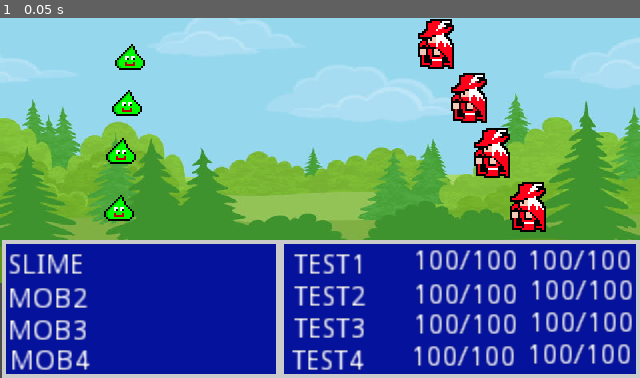
Above: before the commit, frame 1.
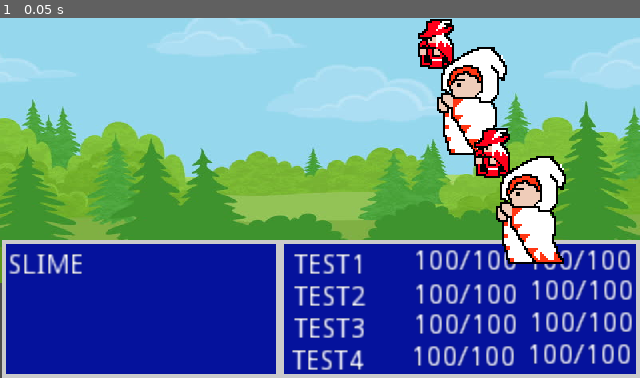
Above: after the commit, the same moment.

Repository: codingcurtis42/Godot_testing
Game: Godot game, scene res://Battle.tscn
Same seed, same stepped clock (60 frames per second), same inputs: the game is played once before the commit and once after it. This scene is started directly instead of the project's main scene.
Inputs:
- Up to frame 1 (0.05 s): no input

The runs differ from the first frame. In frame 1, 6.6% of the frame differs, in the area x 1-89%, y 7-98%.

Commit message:
add battle scene load and texture change from global player data

Diff:
--- a/Battle.gd
+++ b/Battle.gd
@@ -13,24 +13,32 @@
 var monsterlabel3
 var monsterlabel4
 
+
 func _ready():
+	load_mobs()
+	load_party()
+
+
+func load_party():
 	var Player_vars = get_node("/root/GlobalVaribles")
-
 	p1namelabel = get_node("PlayerPanel/p1name")
 	p1namelabel.text = String(Player_vars.p1name)
+	$Player1.set_texture(load(Player_vars.p1sprite))
 
 	p2namelabel = get_node("PlayerPanel/p2name")
 	p2namelabel.text = String(Player_vars.p2name)
+	$Player2.set_texture(load(Player_vars.p2sprite))
 
 	p3namelabel = get_node("PlayerPanel/p3name")
 	p3namelabel.text = String(Player_vars.p3name)
+	$Player3.set_texture(load(Player_vars.p3sprite))
 
 	p4namelabel = get_node("PlayerPanel/p4name")
 	p4namelabel.text = String(Player_vars.p4name)
+	$Player4.set_texture(load(Player_vars.p4sprite))
 
+
+func load_mobs():
 	Monster1 = DataImport.enemy_data["Slime"]
-
-	print(Monster1.Name)
-
 	monsterlabel1 = get_node("EnemyPanel/Monster1")
 	monsterlabel1.text = String(Monster1.Name)
--- a/Battle.tscn
+++ b/Battle.tscn
@@ -1,7 +1,5 @@
-[gd_scene load_steps=7 format=2]
-
-[ext_resource path="res://Art/FF1_Red_Mage.png" type="Texture" id=1]
-[ext_resource path="res://Art/Slime.png" type="Texture" id=2]
+[gd_scene load_steps=5 format=2]
+
 [ext_resource path="res://Art/animated-forest-background-3.png" type="Texture" id=3]
 [ext_resource path="res://Battle.gd" type="Script" id=4]
 
@@ -42,7 +40,6 @@
 margin_top = 5.86798
 margin_right = 60.5833
 margin_bottom = 19.868
-text = "Player1"
 uppercase = true
 __meta__ = {
 "_edit_use_anchors_": false
@@ -53,7 +50,6 @@
 margin_top = 21.6002
 margin_right = 61.3324
 margin_bottom = 35.6002
-text = "Player2"
 uppercase = true
 __meta__ = {
 "_edit_use_anchors_": false
@@ -64,7 +60,6 @@
 margin_top = 38.0816
 margin_right = 60.5833
 margin_bottom = 52.0816
-text = "Player3"
 uppercase = true
 __meta__ = {
 "_edit_use_anchors_": false
@@ -75,7 +70,6 @@
 margin_top = 53.8138
 margin_right = 59.8342
 margin_bottom = 67.8138
-text = "Player4"
 uppercase = true
 __meta__ = {
 "_edit_use_anchors_": false
@@ -180,15 +174,16 @@
 margin_top = 6.17354
 margin_right = 43.0868
 margin_bottom = 20.1735
-text = "Mob1"
-uppercase = true
+uppercase = true
+__meta__ = {
+"_edit_use_anchors_": false
+}
 
 [node name="Monster2" type="Label" parent="EnemyPanel"]
 margin_left = 3.0
 margin_top = 23.0
 margin_right = 50.0
 margin_bottom = 37.0
-text = "Mob2"
 uppercase = true
 
 [node name="Monster3" type="Label" parent="EnemyPanel"]
@@ -196,7 +191,6 @@
 margin_top = 39.0056
 margin_right = 43.3674
 margin_bottom = 53.0056
-text = "Mob3"
 uppercase = true
 
 [node name="Monster4" type="Label" parent="EnemyPanel"]
@@ -204,40 +198,31 @@
 margin_top = 54.4394
 margin_right = 43.648
 margin_bottom = 68.4394
-text = "Mob4"
-uppercase = true
-__meta__ = {
-"_edit_use_anchors_": false
-}
-
-[node name="FF1_Red_Mage" type="Sprite" parent="."]
+uppercase = true
+__meta__ = {
+"_edit_use_anchors_": false
+}
+
+[node name="Player1" type="Sprite" parent="."]
 position = Vector2( 218.031, 13.5329 )
-texture = ExtResource( 1 )
-
-[node name="FF1_Red_Mage2" type="Sprite" parent="."]
+
+[node name="Player2" type="Sprite" parent="."]
 position = Vector2( 234.513, 40.6903 )
-texture = ExtResource( 1 )
-
-[node name="FF1_Red_Mage3" type="Sprite" parent="."]
+
+[node name="Player3" type="Sprite" parent="."]
 position = Vector2( 245.925, 68.2211 )
-texture = ExtResource( 1 )
-
-[node name="FF1_Red_Mage4" type="Sprite" parent="."]
+
+[node name="Player4" type="Sprite" parent="."]
 position = Vector2( 264.238, 95.1906 )
-texture = ExtResource( 1 )
-
-[node name="Slime" type="Sprite" parent="."]
+
+[node name="Monster1" type="Sprite" parent="."]
 position = Vector2( 65.3792, 21.0244 )
-texture = ExtResource( 2 )
-
-[node name="Slime2" type="Sprite" parent="."]
-position = Vector2( 63.8809, 44.2482 )
-texture = ExtResource( 2 )
-
-[node name="Slime3" type="Sprite" parent="."]
+
+[node name="Monster2" type="Sprite" parent="."]
+position = Vector2( 64.3014, 44.2482 )
+
+[node name="Monster3" type="Sprite" parent="."]
 position = Vector2( 60.8842, 68.2211 )
-texture = ExtResource( 2 )
-
-[node name="Slime4" type="Sprite" parent="."]
+
+[node name="Monster4" type="Sprite" parent="."]
 position = Vector2( 60.1351, 96.6889 )
-texture = ExtResource( 2 )
--- a/GlobalVaribles.gd
+++ b/GlobalVaribles.gd
@@ -1,6 +1,7 @@
 extends Node
 
 # p1 Variables
+var p1sprite = "res://Art/FF1_Red_Mage.png"
 var p1name = 'test1'
 var p1curHP : int = 10
 var p1maxHP : int = 10
@@ -11,6 +12,7 @@
 var p1xpToLevelocityIncreaseRate : int = 1.2
 
 # p2 Variables
+var p2sprite = "res://Art/White_Mage2.png"
 var p2name = 'test2'
 var p2curHP : int = 10
 var p2maxHP : int = 10
@@ -21,6 +23,7 @@
 var p2xpToLevelocityIncreaseRate : int = 1.2
 
 # p3 Variables
+var p3sprite = "res://Art/FF1_Red_Mage.png"
 var p3name = 'test3'
 var p3curHP : int = 10
 var p3maxHP : int = 10
@@ -31,6 +34,7 @@
 var p3xpToLevelocityIncreaseRate : int = 1.2
 
 # p4 Variables
+var p4sprite = "res://Art/White_Mage2.png"
 var p4name = 'test4'
 var p4curHP : int = 10
 var p4maxHP : int = 10
--- a/Player.gd
+++ b/Player.gd
@@ -29,15 +29,13 @@
 			$AnimatedSprite.flip_h = true
 	else:
 		velocity = velocity.move_toward(Vector2.ZERO, FRICTION * delta)
-		#$AnimatedSprite.stop()
 		$AnimatedSprite.play('Stand')
 
 	velocity = move_and_slide(velocity)
 
+	# for testing battles. Remove for production
 	if Input.is_action_just_pressed("ui_Force_Battle"):
 		forced_battles()
 
-
-
 func forced_battles():
 	get_tree().get_root().add_child(simultaneous_scene)
Binary file added: Art/White_Mage2.png
Not shown, added: Art/White_Mage2.png.import
